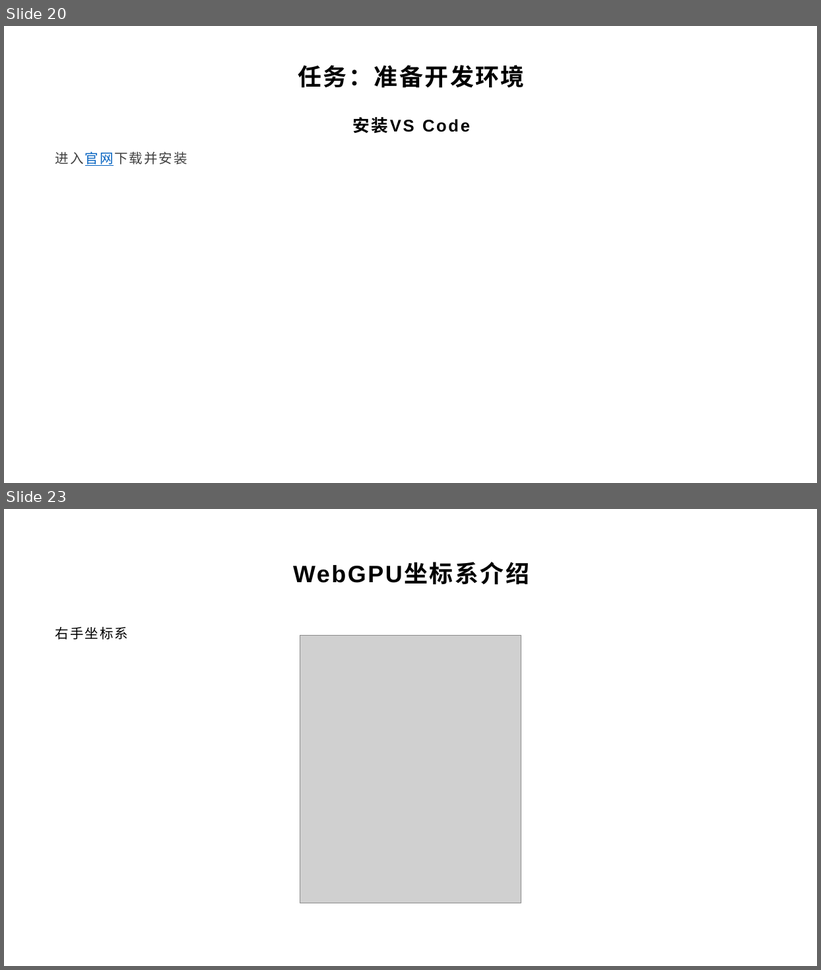
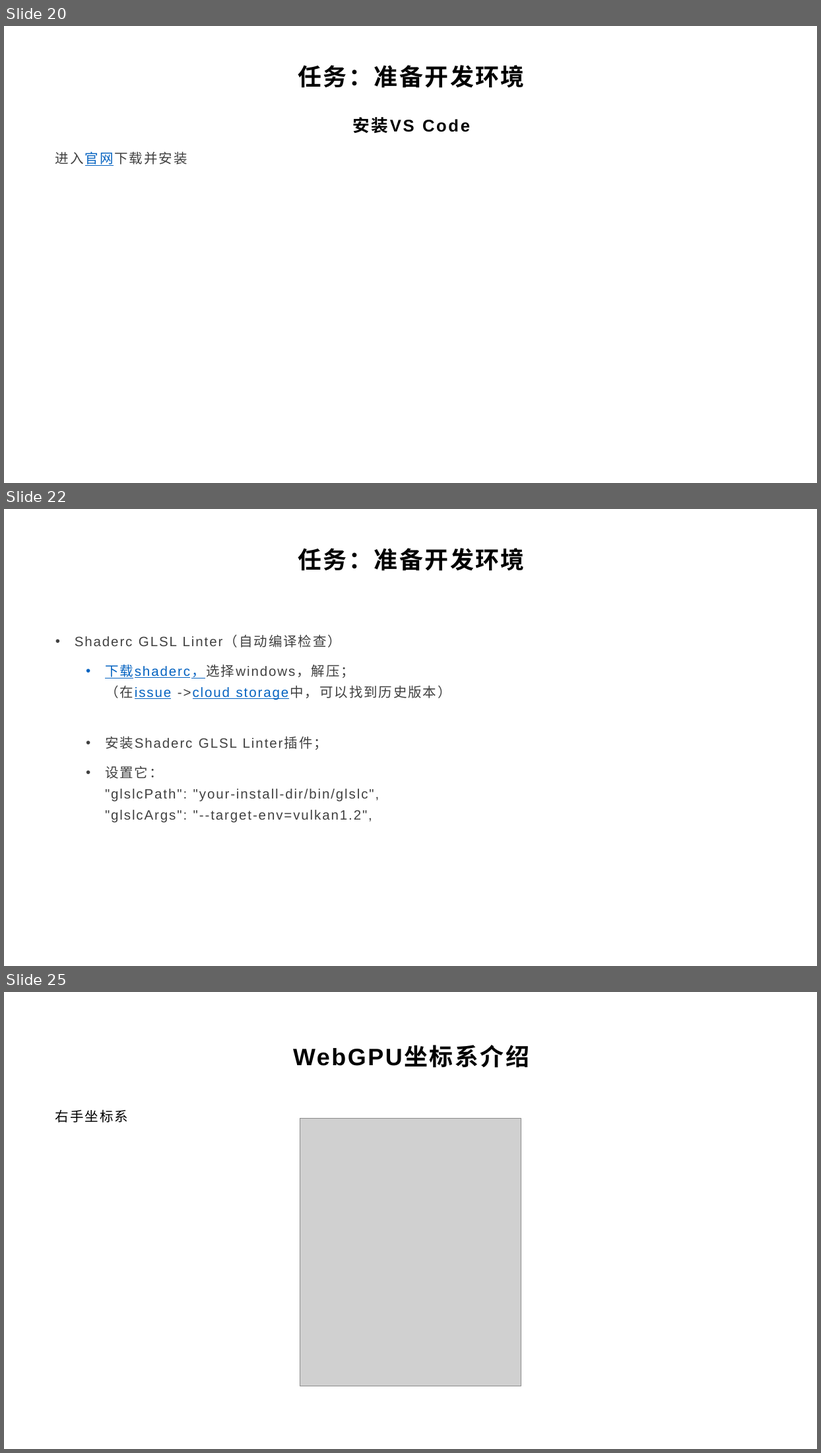
Before and after one commit to yyc-git/PotorealisticRenderEdu-3, a slide deck: lessons/2_triangle/ppt/第二节课.pptx. Shown one above the other, each under a label of ours: slides 20 and 23 before the commit, slides 20, 22 and 25 after it; the slides between them are not shown. The pictures are 821x970 and 821x1453 pixels, drawn with LibreOffice and Linux fonts; fonts in the diff are those of the drawing; grey boxes stand for pictures; background and template pictures are left out. Boxes give left, top, right and bottom in pixels: in the first picture for what was removed or moved away, otherwise in the second. Text is boxed around its words. In the diff, an @@ line names an element or a change of style, - is before the commit and + after.

```diff
--- a/lessons/2_triangle/ppt/第二节课.pptx
+++ b/lessons/2_triangle/ppt/第二节课.pptx
@@ slide 22 added at bbox=[4, 509, 817, 966], background picture (left out) @@
@@ title added at bbox=[298, 548, 524, 571], 28 pt, text #000000, bold @@
+任务：准备开发环境
@@ text added at bbox=[75, 634, 451, 823], 16 pt, text #404040 @@
+• Shaderc GLSL Linter（自动编译检查）
+  • 下载shaderc，选择windows，解压；
+    （在issue ->cloud storage中，可以找到历史版本）
+  • 安装Shaderc GLSL Linter插件；
+  • 设置它：
+    "glslcPath": "your-install-dir/bin/glslc",
+    "glslcArgs": "--target-env=vulkan1.2",
@@ what was slide 23 is now slide 25 @@
```
Also in this commit, not shown: 7 slides changed, 3 other slides added, 1 slide removed, 4 other files.
